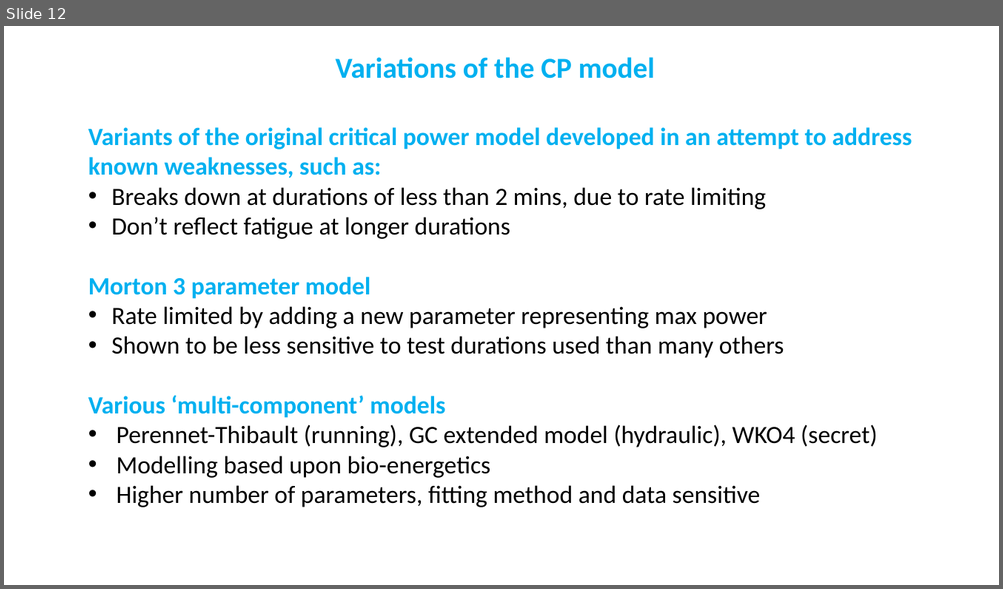
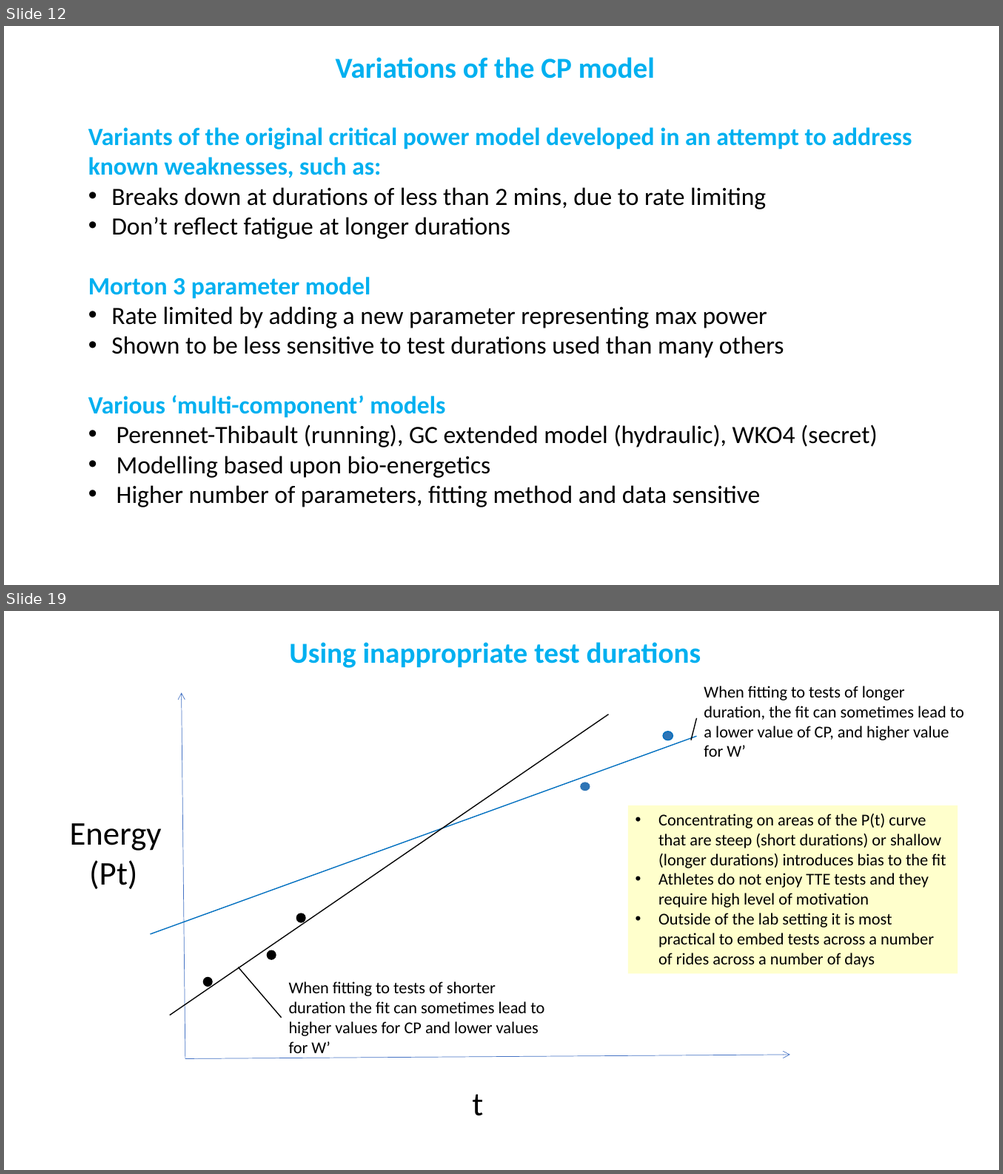
Before and after one commit to GoldenCheetah/GoldenCheetah, a slide deck: doc/user/CP Model Explainer.pptx. Shown one above the other, each under a label of ours: slide 12 before the commit, slides 12 and 19 after it; the slides between them are not shown. The pictures are 1003x589 and 1003x1174 pixels, drawn with LibreOffice and Linux fonts; fonts in the diff are those of the drawing. Boxes give left, top, right and bottom in pixels: in the first picture for what was removed or moved away, otherwise in the second. Text is boxed around its words. In the diff, an @@ line names an element or a change of style, - is before the commit and + after.

```diff
--- a/doc/user/CP Model Explainer.pptx
+++ b/doc/user/CP Model Explainer.pptx
@@ slide 19 added at <box>4,611,999,1170</box>, background #FFFFFF @@
@@ text added at <box>289,642,701,668</box>, 28 pt, text #00B0F0, bold @@
+Using inappropriate test durations
@@ arrow added from (185, 1059) to (182, 693), #4472C4 0.5 pt @@
@@ text added at <box>703,686,964,757</box>, 16 pt, text #000000 @@
+When fitting to tests of longer duration, the fit can sometimes lead to a lower value of CP, and higher value for W’
@@ line added from (609, 715) to (170, 1015), #000000 1 pt @@
@@ line added from (697, 718) to (691, 740), #000000 1 pt @@
@@ line added from (697, 736) to (151, 935), #0070C0 1 pt @@
@@ ellipse added at <box>663,731,672,740</box>, fill #2E75B6, outline #0070C0 1 pt @@
@@ ellipse added at <box>580,783,589,792</box>, fill #2E75B6 @@
@@ rectangle added at <box>628,806,958,974</box>, fill #FFFFCC, 16 pt, text #000000 @@
+• Concentrating on areas of the P(t) curve that are steep (short durations) or shallow (longer durations) introduces bias to the fit
+• Athletes do not enjoy TTE tests and they require high level of motivation
+• Outside of the lab setting it is most practical to embed tests across a number of rides across a number of days
@@ text added at <box>70,823,162,889</box>, 32 pt, text #000000 @@
+Energy
+(Pt)
@@ ellipse added at <box>296,914,305,923</box>, fill #000000, outline #000000 1 pt @@
@@ ellipse added at <box>267,951,276,960</box>, fill #000000, outline #000000 1 pt @@
@@ ellipse added at <box>203,978,212,987</box>, fill #000000, outline #000000 1 pt @@
@@ line added from (282, 1017) to (239, 968), #000000 1 pt @@
@@ text added at <box>289,982,544,1054</box>, 16 pt, text #000000 @@
+When fitting to tests of shorter duration the fit can sometimes lead to higher values for CP and lower values for W’
@@ arrow added from (185, 1059) to (790, 1055), #4472C4 0.5 pt @@
@@ text added at <box>472,1094,483,1116</box>, 32 pt, text #000000 @@
+t
```
Also in this commit, not shown: 3 slides changed, 8 other slides added.
